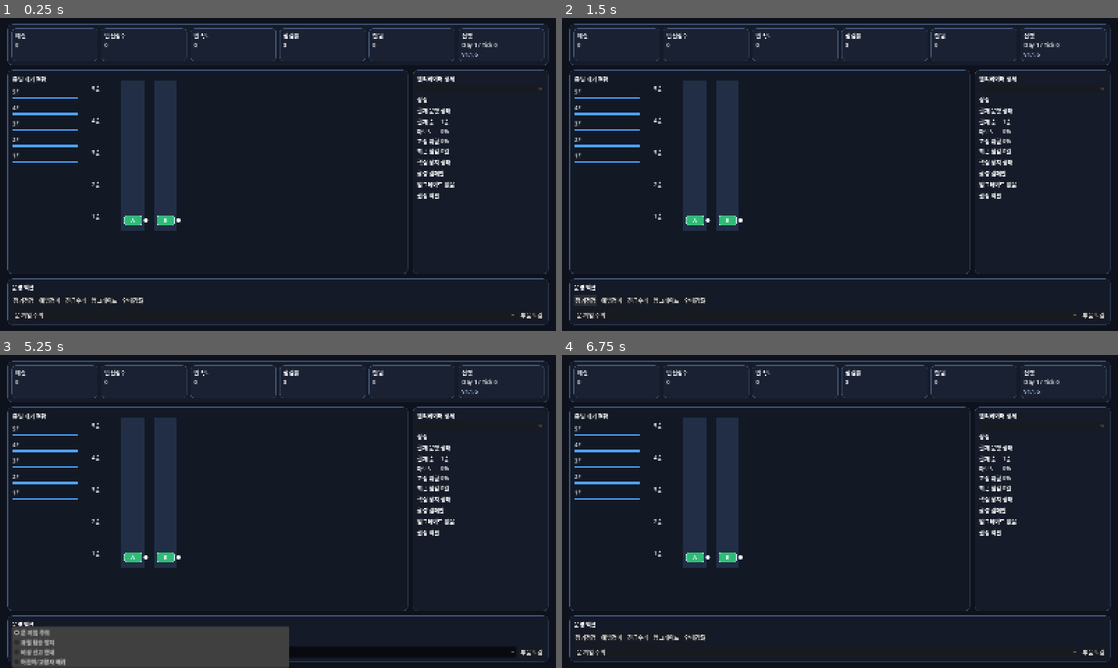
Above: before the commit, frames 1-4 (two rows, left to right).
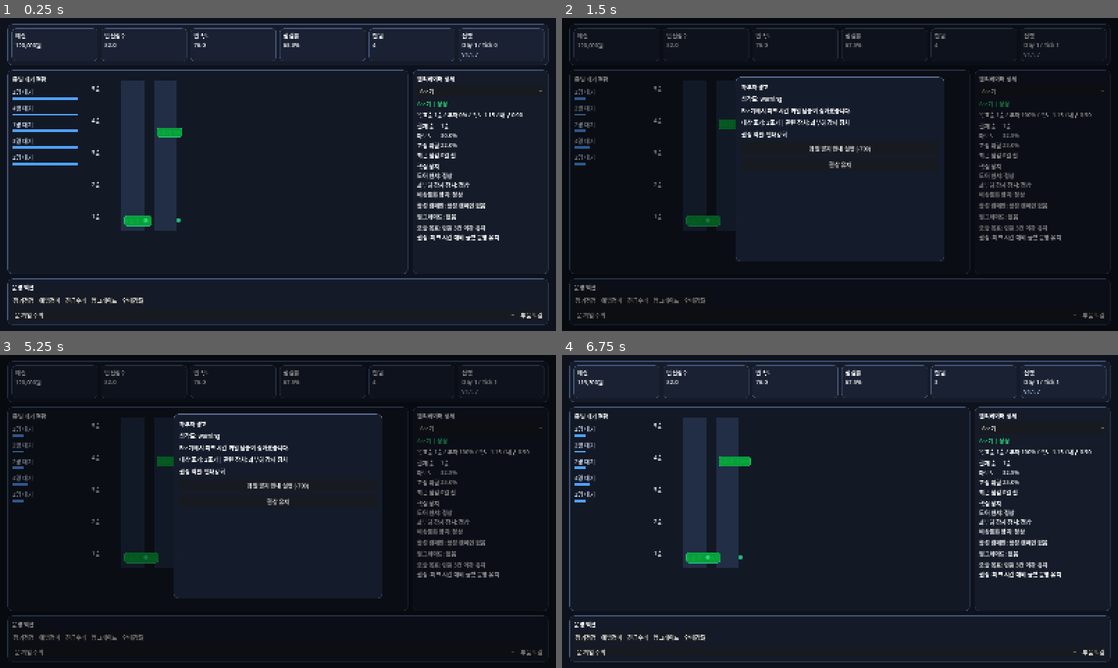
Above: after the commit, the same moments.

Repository: tera13500/New-Game
Game: Godot game, scene res://scenes/Main.tscn
The game is run twice, just before and just after one commit, with the same random seed, the same clock (stepped at 60 frames per second) and the same inputs.
Inputs (mouse positions are in pixels of both pictures, inside the frame that each line leads up to):
- Up to frame 1 (0.25 s): no input
- Up to frame 2 (1.5 s): click (1040, 89) at 0.5 s; click "정기점검" at 1.25 s
- Up to frame 3 (5.25 s): click "예방정비" at 2 s; click "긴급수리" at 2.75 s; click "업그레이드" at 3.5 s; click "안내강화" at 4.25 s; click "문 끼임 주의" at 5 s
- Up to frame 4 (6.75 s): click "부품 도감" at 5.75 s; click (840, 486) at 6.5 s, where only the run after the commit has a clickable "과밀 방지 안내 실행 (-700)"

The runs differ from the first frame. In frame 1, 3.0% of the frame differs, in the area x 2-98%, y 8-72%; in frame 2, 12%; in frame 3, 17%, in the area x 1-99%, y 1-100%; in frame 4, 3.1%.
Error before the commit: Parse Error: Cannot pass a value of type "String" as "Array[String]". (res://scripts/Main.gd:94)

Commit message:
Release 1.1.7: fix parser mismatch and harden popup/fault flow

Diff:
--- a/project.godot
+++ b/project.godot
@@ -9,11 +9,11 @@
 config_version=5
 
 [application]
-config/name="Elevator Safety Tycoon v1.1.6"
+config/name="Elevator Safety Tycoon v1.1.7"
 run/main_scene="res://scenes/Main.tscn"
 config/features=PackedStringArray("4.6")
 config/icon="res://icon.svg"
-config/description="Version 1.1.6"
+config/description="Version 1.1.7"
 
 [display]
 window/size/viewport_width=1600
--- a/scenes/Main.tscn
+++ b/scenes/Main.tscn
@@ -180,7 +180,7 @@
 [node name="VersionLabel" type="Label" parent="Root/Layout/TopBar/TopRow/TimeCard/TimeVBox"]
 unique_name_in_owner = true
 layout_mode = 2
-text = "v1.1.6"
+text = "v1.1.7"
 modulate = Color(0.72, 0.78, 0.9, 1)
 
 [node name="MainRow" type="HBoxContainer" parent="Root/Layout"]
--- a/scripts/EventManager.gd
+++ b/scripts/EventManager.gd
@@ -17,8 +17,8 @@
 				"fault", "elevator_fault",
 				[
 					{"label":"긴급수리 즉시 진행 (-5200)", "effect":{"money":0, "log":"고장 즉시 대응"}, "fault_action":"immediate"},
-					{"label":"임시 격리 후 반나절 지연", "effect":{"money":-2600, "safety":-3.0, "satisfaction":-5.0, "complaints":2, "risk":8.0, "log":"고장 대응 지연"}, "fault_action":"delay"},
-					{"label":"안내 강화 후 외주 수리", "effect":{"money":-3800, "safety":0.5, "satisfaction":-1.0, "complaints":0, "risk":2.0, "log":"외주 수리 선택"}, "fault_action":"outsource"}
+					{"label":"임시 격리 후 반나절 지연", "effect":{"log":"고장 대응 지연"}, "fault_action":"delay"},
+					{"label":"안내 강화 후 외주 수리", "effect":{"log":"외주 수리 선택"}, "fault_action":"outsource"}
 				],
 				["emergency_call", "brake_system", "governor"], ["emergency_guide"], "긴급수리", "governor", elevator.id
 			)
--- a/scripts/GameState.gd
+++ b/scripts/GameState.gd
@@ -1,7 +1,7 @@
 extends Node
 class_name GameState
 
-const GAME_VERSION: String = "1.1.6"
+const GAME_VERSION: String = "1.1.7"
 const FLOOR_COUNT: int = 5
 const ELEVATOR_COUNT: int = 2
 const INSPECTION_INTERVAL_DAYS: int = 4
@@ -49,7 +49,7 @@
 func seed_dummy_data() -> void:
 	elevators.clear()
 	elevators.append(ElevatorData.new(1, "A호기", 1, 30.0, 22.0, 8, 1, 1.15, 0.9))
-	elevators.append(ElevatorData.new(2, "B호기", 4, 42.0, 28.0, 10, 3, 0.92, 1.12))
+	elevators.append(ElevatorData.new(2, "B호기", 4, 42.0, 28.0, 10, 1, 0.92, 1.12))
 	floor_demands = [2, 3, 1, 4, 2]
 	round_log = ["초기 운영 상태가 설정되었습니다."]
 
@@ -222,6 +222,23 @@
 		"speed_drive": elevator.speed_factor *= 1.08
 	emit_signal("state_changed")
 	return true
+func apply_upgrade_with_feedback(elevator_index: int, upgrade_id: String) -> Dictionary:
+	var elevator: ElevatorData = get_elevator(elevator_index)
+	if elevator == null:
+		return {"ok": false, "message": "업그레이드 실패: 대상 호기를 찾을 수 없습니다."}
+	if elevator.has_upgrade(upgrade_id):
+		return {"ok": false, "message": "업그레이드 실패: 이미 설치된 항목입니다."}
+	var cost_map: Dictionary = {"door_sensor":2600, "speed_drive":2800, "maintenance_suite":3000, "durability_pack":3400, "capacity_tuning":2800}
+	var cost: int = int(cost_map.get(upgrade_id, -1))
+	if cost < 0:
+		return {"ok": false, "message": "업그레이드 실패: 적용할 수 없는 항목입니다."}
+	if money < cost:
+		return {"ok": false, "message": "업그레이드 실패: 예산이 부족합니다."}
+	var ok: bool = apply_upgrade(elevator_index, upgrade_id)
+	if not ok:
+		return {"ok": false, "message": "업그레이드 실패: 시스템 처리 중 오류가 발생했습니다."}
+	return {"ok": true, "message": "업그레이드 적용 완료"}
+
 
 func apply_effect(effect: Dictionary, target_elevator_id: int = -1) -> void:
 	money += int(effect.get("money", 0))
--- a/scripts/Main.gd
+++ b/scripts/Main.gd
@@ -85,25 +85,35 @@
 func _show_upgrade_choices() -> void:
 	round_manager.stop()
 	var options: Array[Dictionary] = [
-		{"label": "문 센서 개선 (-2600)", "upgrade_id": "door_sensor"},
-		{"label": "속도 드라이브 개선 (-2800)", "upgrade_id": "speed_drive"},
-		{"label": "유지관리 효율 팩 (-3000)", "upgrade_id": "maintenance_suite"},
-		{"label": "내구성 강화 (-3400)", "upgrade_id": "durability_pack"},
-		{"label": "수용량 개선 (-2800)", "upgrade_id": "capacity_tuning"}
+		{"label": "도어 센서 개선 (-2600)", "upgrade_id": "door_sensor"},
+		{"label": "속도 제어 드라이브 개선 (-2800)", "upgrade_id": "speed_drive"},
+		{"label": "유지관리 패키지 적용 (-3000)", "upgrade_id": "maintenance_suite"},
+		{"label": "내구성 강화 패키지 (-3400)", "upgrade_id": "durability_pack"},
+		{"label": "수용량 최적화 (-2800)", "upgrade_id": "capacity_tuning"}
 	]
-	var popup_event: EventData = EventData.new("upgrade_select", "업그레이드 선택", "선택한 엘리베이터에 설치할 업그레이드를 고르세요.", "normal", "action_button", [], [], "")
-	for option: Dictionary in options:
-		popup_event.options.append({
-			"label": str(option["label"]),
-			"effect": {"log": "업그레이드 선택"},
-			"upgrade_id": str(option["upgrade_id"])
-		})
+	var component_tags: Array[String] = []
+	var campaign_tags: Array[String] = []
+	var popup_event: EventData = EventData.new(
+		"upgrade_select",
+		"업그레이드 선택",
+		"선택한 엘리베이터에 설치할 업그레이드를 고르세요.",
+		"normal",
+		"action_button",
+		options,
+		component_tags,
+		campaign_tags,
+		"",
+		"",
+		_selected_index + 1
+	)
 	event_popup.show_event(popup_event)
 
 func _on_event_option_chosen(effect: Dictionary, event_data: EventData) -> void:
 	if effect.has("upgrade_id"):
-		var ok: bool = game_state.apply_upgrade(_selected_index, str(effect["upgrade_id"]))
-		if ok and str(effect["upgrade_id"]) == "door_sensor":
+		var result: Dictionary = game_state.apply_upgrade_with_feedback(_selected_index, str(effect["upgrade_id"]))
+		if not bool(result.get("ok", false)):
+			game_state.round_log.append(str(result.get("message", "업그레이드 적용 실패")))
+		if bool(result.get("ok", false)) and str(effect["upgrade_id"]) == "door_sensor":
 			unlock_manager.unlock_component("door_sensor")
 		_refresh_all()
 		round_manager.start()
@@ -115,9 +125,14 @@
 	else:
 		game_state.apply_effect(effect, event_data.target_elevator_id)
 
+	var unlocked_any: bool = false
 	for cid: String in event_data.component_tags:
+		if not unlock_manager.unlocked_components.has(cid):
+			unlocked_any = true
 		unlock_manager.unlock_component(cid)
-	round_manager.start()
+
+	if not unlocked_any:
+		round_manager.start()
 
 func _populate_selector() -> void:
 	elevator_selector.clear()
@@ -161,7 +176,7 @@
 	floor_value.text = "%d층" % elevator.current_floor
 	wear_value.text = "%.1f%%" % elevator.wear
 	risk_value.text = "%.1f%%" % elevator.breakdown_risk
-	inspection_day_value.text = "%d일 전" % (game_state.day - elevator.last_inspection_day)
+	inspection_day_value.text = "%d일 전" % max(0, game_state.day - elevator.last_inspection_day)
 	work_summary.text = "목표층 %d층 / 부하 %.0f%% / 속도 %.2f / 내구 %.2f" % [elevator.target_floor, elevator.load * 100.0, elevator.speed_factor, elevator.durability_factor]
 	upgrades_value.text = "업그레이드: %s" % elevator.installed_upgrades_text()
 	component_summary.text = _build_component_summary(elevator)
@@ -178,6 +193,8 @@
 		var component_name: String = game_state.component_display_name(cid)
 		var state: String = elevator.component_state_label(cid)
 		lines.append("%s: %s" % [component_name, state])
+	if lines.is_empty():
+		return "핵심 장치\n해금된 장치 없음"
 	return "핵심 장치\n" + "\n".join(lines)
 
 func _build_recommendation(elevator: ElevatorData) -> String:
--- a/scripts/RoundManager.gd
+++ b/scripts/RoundManager.gd
@@ -12,10 +12,12 @@
 var _tick_counter: int = 0
 
 func start() -> void:
+	_accum = 0.0
 	_running = true
 
 func stop() -> void:
 	_running = false
+	_accum = 0.0
 
 func _process(delta: float) -> void:
 	if not _running:
Not shown, changed: README.md
